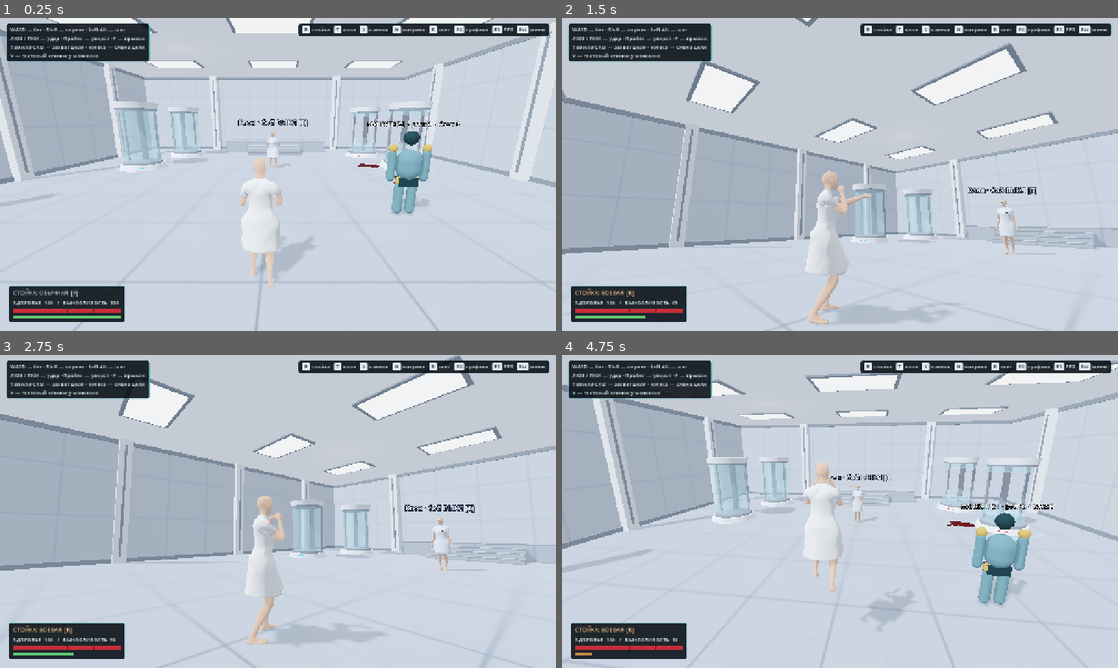
Above: before the commit, frames 1-4 (two rows, left to right).
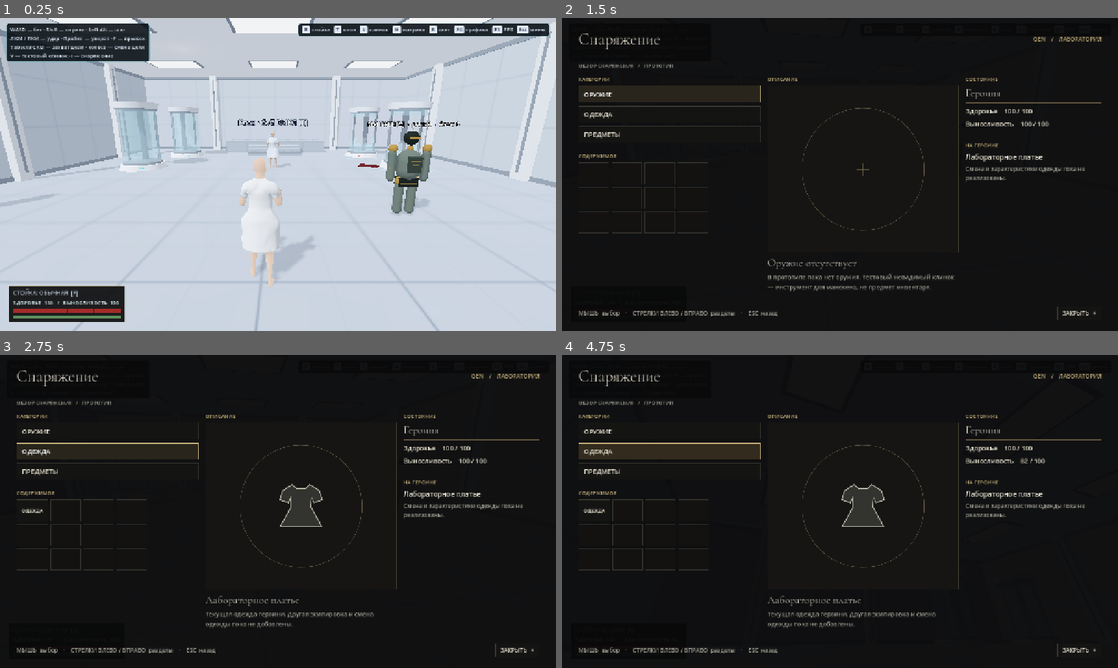
Above: after the commit, the same moments.

Repository: IAmStarhead/Project-Gene
Game: Godot game, scene res://scenes/main.tscn
The game is run twice, just before and just after one commit, with the same random seed, the same clock (stepped at 60 frames per second) and the same inputs.
Inputs (mouse positions are in pixels of both pictures, inside the frame that each line leads up to):
- Up to frame 1 (0.25 s): no input
- Up to frame 2 (1.5 s): tap Enter at 0.5 s; move the mouse to (867, 174) at 0.52 s; hold W (move_forward) 0.53-1.25 s; tap I at 0.6 s; click (867, 174) at 0.67 s; tap F (jump) at 0.77 s; click (667, 93) at 1.25 s, where only the run after the commit has a clickable "ОРУЖИЕ"
- Up to frame 3 (2.75 s): click (105, 452) at 2 s, where only the run after the commit has a clickable "ОДЕЖДА"
- Up to frame 4 (4.75 s): click (667, 470) at 2.75 s, where only the run after the commit has a clickable "ПРЕДМЕТЫ"; click (1079, 649) at 3.5 s, where only the run after the commit has a clickable "ЗАКРЫТЬ ×"; move the mouse to (812, 511) at 4.27 s; hold W (move_forward) from 4.28 s (still down); click (812, 511) at 4.35 s; tap F (jump) at 4.52 s; tap I at 4.55 s

The runs differ from the first frame. In frame 1, 1.8% of the frame differs, in the area x 1-78%, y 11-98%; in frame 2, 100%, in the area x 0-100%, y 0-100%; in frame 3, 100%; in frame 4, 100%.

Commit message:
Add souls-inspired equipment overview and refine manikin
Co-authored-by: arena-agent <297053741+arena-agent@users.noreply.github.com>

Diff:
--- a/prototype/scripts/cut_manikin.gd
+++ b/prototype/scripts/cut_manikin.gd
@@ -19,11 +19,11 @@
 	add_to_group("damageable") # Разрешаем обычный захват цели.
 	collision_layer = 4
 	collision_mask = 0
-	_body_material = _mat(Color(.43, .57, .62))
+	_body_material = _mat(Color(.38, .42, .40))
 	_cut_material = _mat(Color(.55, .13, .11))
 	_selected_material = _mat(Color(.96, .70, .20))
-	var base := _mat(Color(.18, .27, .30))
-	var joint := _mat(Color(.74, .63, .39))
+	var base := _mat(Color(.16, .18, .17))
+	var joint := _mat(Color(.60, .48, .28))
 	var collision := CollisionShape3D.new()
 	var collision_shape := CapsuleShape3D.new()
 	collision_shape.radius = .28
@@ -34,6 +34,14 @@
 	_capsule(self, .25, .66, Vector3(0, 1.13, 0), _body_material)
 	_capsule(self, .15, .30, Vector3(0, 1.70, 0), base)
 	_box(self, Vector3(.40, .18, .22), Vector3(0, .77, 0), base)
+	# Детали оболочки — декоративные, коллизии и четыре зоны среза прежние.
+	var plate := _mat(Color(.23, .26, .24))
+	_box(self, Vector3(.28, .32, .045), Vector3(0, 1.17, .235), plate)
+	_box(self, Vector3(.19, .025, .012), Vector3(0, 1.25, .264), joint)
+	_box(self, Vector3(.12, .015, .012), Vector3(0, 1.18, .264), joint)
+	_box(self, Vector3(.22, .045, .02), Vector3(0, 1.71, .142), joint)
+	_box(self, Vector3(.36, .025, .23), Vector3(0, .75, 0), joint)
+	_capsule(self, .065, .13, Vector3(0, 1.48, 0), joint)
 	# Верхняя точка каждой детали — фиксированное место будущего среза.
 	_add_limb(Vector3(-.36, 1.46, 0), .69, .083, joint)
 	_add_limb(Vector3(.36, 1.46, 0), .69, .083, joint)
@@ -82,6 +90,7 @@
 	whole.position = origin
 	add_child(whole)
 	_capsule(whole, radius, length, Vector3(0, -length / 2.0, 0), _body_material)
+	_box(whole, Vector3(radius * 1.4, .025, radius * 1.4), Vector3(0, -length * .58, 0), joint)
 	# Культя создана до удара и скрыта внутри целой конечности.
 	var stump := Node3D.new()
 	stump.position = origin
--- /dev/null
+++ b/prototype/scripts/equipment_menu.gd
@@ -0,0 +1,283 @@
+## Учебный экран снаряжения: данные не подменяют будущую систему предметов.
+extends Control
+
+signal closed(return_to_pause: bool)
+
+const T := preload("res://scripts/tuning.gd")
+const DISPLAY_FONT := preload("res://assets/fonts/CormorantGaramond.ttf")
+const GOLD := Color(.76, .68, .47)
+const TEXT := Color(.90, .88, .81)
+const MUTED := Color(.62, .62, .57)
+const CATEGORIES := ["ОРУЖИЕ", "ОДЕЖДА", "ПРЕДМЕТЫ"]
+
+var player: Node3D
+var return_to_pause := false
+var category := 1
+var tabs: Array[Button] = []
+var grid: GridContainer
+var heading: Label
+var description: Label
+var icon: Control
+var hp: Label
+var stamina: Label
+var entry: Button
+var layout: MarginContainer
+
+
+func setup(who: Node3D) -> void:
+	player = who
+
+
+func _ready() -> void:
+	process_mode = Node.PROCESS_MODE_ALWAYS
+	set_anchors_and_offsets_preset(Control.PRESET_FULL_RECT)
+	mouse_filter = Control.MOUSE_FILTER_STOP
+	visible = false
+	var shade := ColorRect.new()
+	shade.color = Color(.035, .035, .038, .96)
+	shade.set_anchors_and_offsets_preset(Control.PRESET_FULL_RECT)
+	add_child(shade)
+	var margin := MarginContainer.new()
+	layout = margin
+	margin.size = Vector2(1280, 720)
+	for key in ["margin_left", "margin_right"]:
+		margin.add_theme_constant_override(key, 38)
+	for key in ["margin_top", "margin_bottom"]:
+		margin.add_theme_constant_override(key, 25)
+	add_child(margin)
+	var page := VBoxContainer.new()
+	page.add_theme_constant_override("separation", 14)
+	margin.add_child(page)
+	var top := HBoxContainer.new()
+	page.add_child(top)
+	var title := _label("Снаряжение", 38, TEXT, true)
+	title.size_flags_horizontal = Control.SIZE_EXPAND_FILL
+	top.add_child(title)
+	var tag := _label("GEN    /    ЛАБОРАТОРИЯ", 13, GOLD)
+	tag.vertical_alignment = VERTICAL_ALIGNMENT_CENTER
+	top.add_child(tag)
+	page.add_child(_line())
+	var sub := _label("ОБЗОР СНАРЯЖЕНИЯ   /   ПРОТОТИП", 12, MUTED)
+	page.add_child(sub)
+	var content := HBoxContainer.new()
+	content.size_flags_vertical = Control.SIZE_EXPAND_FILL
+	content.add_theme_constant_override("separation", 16)
+	page.add_child(content)
+	var left := _column(content, 1.05)
+	var mid := _column(content, 1.1)
+	var right := _column(content, .78)
+	left.add_child(_section("КАТЕГОРИИ"))
+	for i in CATEGORIES.size():
+		var tab := _button(CATEGORIES[i], 15)
+		tab.custom_minimum_size.y = 39
+		tab.pressed.connect(select_category.bind(i))
+		left.add_child(tab)
+		tabs.append(tab)
+	left.add_child(_spacer(8))
+	left.add_child(_section("СОДЕРЖИМОЕ"))
+	grid = GridContainer.new()
+	grid.columns = 4
+	grid.add_theme_constant_override("h_separation", 6)
+	grid.add_theme_constant_override("v_separation", 6)
+	left.add_child(grid)
+	mid.add_child(_section("ОПИСАНИЕ"))
+	var icon_area := PanelContainer.new()
+	icon_area.size_flags_vertical = Control.SIZE_EXPAND_FILL
+	icon_area.add_theme_stylebox_override("panel", _panel(Color(.085, .083, .078), Color(.28, .27, .22)))
+	mid.add_child(icon_area)
+	icon = Control.new()
+	icon.custom_minimum_size = Vector2(100, 105)
+	icon.draw.connect(_draw_icon)
+	icon_area.add_child(icon)
+	heading = _label("", 25, TEXT, true)
+	mid.add_child(heading)
+	description = _label("", 14, MUTED)
+	description.autowrap_mode = TextServer.AUTOWRAP_WORD_SMART
+	description.custom_minimum_size.y = 48
+	mid.add_child(description)
+	right.add_child(_section("СОСТОЯНИЕ"))
+	right.add_child(_label("Героиня", 25, TEXT, true))
+	right.add_child(_line())
+	hp = _label("", 15, TEXT)
+	stamina = _label("", 15, TEXT)
+	right.add_child(hp)
+	right.add_child(stamina)
+	right.add_child(_spacer(16))
+	right.add_child(_section("НА ГЕРОИНЕ"))
+	right.add_child(_label("Лабораторное платье", 16, TEXT))
+	var note := _label("Смена и характеристики одежды пока не реализованы.", 13, MUTED)
+	note.autowrap_mode = TextServer.AUTOWRAP_WORD_SMART
+	right.add_child(note)
+	page.add_child(_line())
+	var footer := HBoxContainer.new()
+	page.add_child(footer)
+	var hint := _label("МЫШЬ  выбор    ·    СТРЕЛКИ ВЛЕВО / ВПРАВО  разделы    ·    ESC  назад", 13, MUTED)
+	hint.size_flags_horizontal = Control.SIZE_EXPAND_FILL
+	footer.add_child(hint)
+	var close_button := _button("ЗАКРЫТЬ   ×", 13)
+	close_button.pressed.connect(close)
+	footer.add_child(close_button)
+	select_category(1)
+	resized.connect(_fit_layout)
+	_fit_layout()
+
+
+func _fit_layout() -> void:
+	var factor := minf(size.x / 1280.0, size.y / 720.0)
+	layout.scale = Vector2.ONE * factor
+	layout.position = (size - Vector2(1280, 720) * factor) * .5
+
+
+func _column(parent: Control, ratio: float) -> VBoxContainer:
+	var col := VBoxContainer.new()
+	col.size_flags_horizontal = Control.SIZE_EXPAND_FILL
+	col.size_flags_stretch_ratio = ratio
+	col.add_theme_constant_override("separation", 7)
+	parent.add_child(col)
+	return col
+
+
+func _panel(bg: Color, border: Color) -> StyleBoxFlat:
+	var style := StyleBoxFlat.new()
+	style.bg_color = bg
+	style.border_color = border
+	style.set_border_width_all(1)
+	style.content_margin_left = 12
+	style.content_margin_right = 12
+	style.content_margin_top = 7
+	style.content_margin_bottom = 7
+	return style
+
+
+func _button(text: String, font_size: int) -> Button:
+	var b := Button.new()
+	b.text = text
+	b.alignment = HORIZONTAL_ALIGNMENT_LEFT
+	b.add_theme_font_size_override("font_size", font_size)
+	b.add_theme_color_override("font_color", TEXT)
+	b.add_theme_color_override("font_hover_color", Color.WHITE)
+	b.add_theme_stylebox_override("normal", _panel(Color(.08, .079, .075), Color(.22, .21, .18)))
+	b.add_theme_stylebox_override("hover", _panel(Color(.16, .145, .11), GOLD))
+	b.add_theme_stylebox_override("pressed", _panel(Color(.22, .19, .13), GOLD))
+	b.add_theme_stylebox_override("focus", _panel(Color(0, 0, 0, 0), GOLD))
+	return b
+
+
+func _label(text: String, font_size: int, color: Color, serif: bool = false) -> Label:
+	var label := Label.new()
+	label.text = text
+	label.add_theme_font_size_override("font_size", font_size)
+	label.add_theme_color_override("font_color", color)
+	if serif:
+		label.add_theme_font_override("font", DISPLAY_FONT)
+	return label
+
+
+func _section(text: String) -> Label:
+	return _label(text, 12, GOLD)
+
+
+func _line() -> ColorRect:
+	var line := ColorRect.new()
+	line.color = Color(.45, .39, .28, .8)
+	line.custom_minimum_size.y = 1
+	line.mouse_filter = Control.MOUSE_FILTER_IGNORE
+	return line
+
+
+func _spacer(height: float) -> Control:
+	var spacer := Control.new()
+	spacer.custom_minimum_size.y = height
+	return spacer
+
+
+func open(from_pause: bool = false) -> void:
+	return_to_pause = from_pause
+	get_tree().paused = true
+	Input.mouse_mode = Input.MOUSE_MODE_VISIBLE
+	visible = true
+	select_category(1)
+	_update_values()
+
+
+func close() -> void:
+	if not visible:
+		return
+	visible = false
+	closed.emit(return_to_pause)
+
+
+func select_category(index: int) -> void:
+	category = posmod(index, CATEGORIES.size())
+	for i in tabs.size():
+		tabs[i].add_theme_stylebox_override("normal", _panel(
+			Color(.20, .17, .12) if i == category else Color(.08, .079, .075),
+			GOLD if i == category else Color(.22, .21, .18)))
+	for child in grid.get_children():
+		grid.remove_child(child)
+		child.queue_free()
+	entry = null
+	for i in 12:
+		if category == 1 and i == 0:
+			entry = _button("ОДЕЖДА", 11)
+			entry.tooltip_text = "Текущее лабораторное платье"
+			entry.custom_minimum_size = Vector2(70, 50)
+			entry.pressed.connect(_select_clothing)
+			grid.add_child(entry)
+		else:
+			var empty := PanelContainer.new()
+			empty.custom_minimum_size = Vector2(70, 50)
+			empty.add_theme_stylebox_override("panel", _panel(Color(.075, .073, .069), Color(.19, .18, .16)))
+			grid.add_child(empty)
+	if category == 1:
+		_select_clothing()
+	elif category == 0:
+		heading.text = "Оружие отсутствует"
+		description.text = "В прототипе пока нет оружия. Тестовый невидимый клинок — инструмент для манекена, не предмет инвентаря."
+	else:
+		heading.text = "Предметов пока нет"
+		description.text = "Здесь появятся найденные предметы, когда они будут добавлены в игру."
+	icon.queue_redraw()
+
+
+func _select_clothing() -> void:
+	heading.text = "Лабораторное платье"
+	description.text = "Текущая одежда героини. Другая экипировка и смена одежды пока не добавлены."
+	icon.queue_redraw()
+
+
+func _draw_icon() -> void:
+	var center := icon.size * .5
+	var pale := Color(.78, .78, .71, .9)
+	var faint := Color(.53, .47, .34, .55)
+	icon.draw_arc(center, minf(icon.size.x, icon.size.y) * .38, 0, TAU, 64, faint, 1.0, true)
+	if category == 1:
+		# Оригинальная пиктограмма платья, не игровой арт FromSoftware.
+		var p := PackedVector2Array([Vector2(-20,-50),Vector2(-42,-36),Vector2(-49,-15),Vector2(-29,-8),Vector2(-24,-20),Vector2(-23,2),Vector2(-48,47),Vector2(48,47),Vector2(23,2),Vector2(24,-20),Vector2(29,-8),Vector2(49,-15),Vector2(42,-36),Vector2(20,-50),Vector2(10,-40),Vector2(-10,-40)])
+		for i in p.size(): p[i] += center
+		icon.draw_colored_polygon(p, Color(.55,.55,.51,.25))
+		icon.draw_polyline(p + PackedVector2Array([p[0]]), pale, 2.0, true)
+		icon.draw_line(center + Vector2(-23, 2), center + Vector2(23, 2), pale, 1.0)
+	else:
+		icon.draw_line(center + Vector2(-14, 0), center + Vector2(14, 0), faint, 1.5, true)
+		icon.draw_line(center + Vector2(0, -14), center + Vector2(0, 14), faint, 1.5, true)
+
+
+func _update_values() -> void:
+	if is_instance_valid(player):
+		hp.text = "Здоровье    %.0f / %.0f" % [player.health, T.MAX_HEALTH]
+		stamina.text = "Выносливость    %.0f / %.0f" % [player.stamina, T.MAX_STAMINA]
+
+
+func _input(event: InputEvent) -> void:
+	if not visible:
+		return
+	if event.is_action_pressed("ui_cancel"):
+		close()
+		get_viewport().set_input_as_handled()
+	elif event.is_action_pressed("ui_left"):
+		select_category(category - 1)
+		get_viewport().set_input_as_handled()
+	elif event.is_action_pressed("ui_right"):
+		select_category(category + 1)
+		get_viewport().set_input_as_handled()
--- a/prototype/scripts/hud.gd
+++ b/prototype/scripts/hud.gd
@@ -43,10 +43,10 @@
 
 	var panel := PanelContainer.new()
 	var style := StyleBoxFlat.new()
-	style.bg_color = Color(0.025, 0.055, 0.075, 0.88)
-	style.border_color = Color(0.36, 0.70, 0.76, 0.55)
+	style.bg_color = Color(0.035, 0.035, 0.033, 0.90)
+	style.border_color = Color(0.63, 0.56, 0.40, 0.68)
 	style.set_border_width_all(1)
-	style.set_corner_radius_all(4)
+	style.set_corner_radius_all(1)
 	style.content_margin_left = 10.0
 	style.content_margin_right = 10.0
 	style.content_margin_top = 7.0
@@ -97,12 +97,12 @@
 	_health_lag = health_row["lag"]
 	_health_fill = health_row["fill"]
 	_health_lag.color = Color(0.97, 0.62, 0.52, 0.82)
-	_health_fill.color = Color(0.78, 0.18, 0.23, 1.0)
+	_health_fill.color = Color(0.64, 0.17, 0.16, 1.0)
 
 	var stamina_row := _bar_row(ST_HEIGHT, false)
 	column.add_child(stamina_row["root"])
 	_stamina_fill = stamina_row["fill"]
-	_stamina_fill.color = Color(0.38, 0.78, 0.46, 1.0)
+	_stamina_fill.color = Color(0.37, 0.57, 0.36, 1.0)
 
 
 func _bar_row(bar_h: float, with_ticks: bool) -> Dictionary:
@@ -169,7 +169,7 @@
 	var s_ratio := clampf(st / maxf(T.MAX_STAMINA, 1.0), 0.0, 1.0)
 	_stamina_fill.size.x = BAR_WIDTH * s_ratio
 	_stamina_fill.color = (
-		Color(0.38, 0.78, 0.46, 1.0)
+		Color(0.37, 0.57, 0.36, 1.0)
 		if st >= T.ATTACK_STAMINA
 		else Color(0.76, 0.54, 0.28, 1.0)
 	)
--- a/prototype/scripts/main.gd
+++ b/prototype/scripts/main.gd
@@ -7,6 +7,7 @@
 const CutManikinScene := preload("res://scenes/cut_manikin.tscn")
 const ROOM_SCENE := preload("res://scenes/room.tscn")
 const PRELOAD_MENU := preload("res://scenes/pause_menu.tscn")
+const EquipmentMenu := preload("res://scripts/equipment_menu.gd")
 
 var room: Node3D
 var player: CharacterBody3D
@@ -17,6 +18,7 @@
 var _bar_panel: PanelContainer
 var _hint_age := 0.0
 var menu: Control
+var equipment: Control
 
 
 func _ready() -> void:
@@ -72,7 +74,7 @@
 		"WASD — бег · Shift — спринт · Left Alt — шаг\n"
 		+ "ЛКМ / ПКМ — удар · Пробел — уворот · F — прыжок\n"
 		+ "Tab или СКМ — захват цели · колесо — смена цели\n"
-		+ "V — тестовый клинок у манекена"
+		+ "V — тестовый клинок · I — снаряжение"
 	)
 	_hint_panel.add_child(_hint)
 
@@ -114,6 +116,10 @@
 	menu = PRELOAD_MENU.instantiate()
 	menu.action.connect(_on_menu_action)
 	layer.add_child(menu)
+	equipment = EquipmentMenu.new()
+	equipment.setup(player)
+	equipment.closed.connect(_close_equipment)
+	layer.add_child(equipment)
 
 
 func _make_card_style() -> StyleBoxFlat:
@@ -172,6 +178,12 @@
 
 
 func _unhandled_input(event: InputEvent) -> void:
+	if event is InputEventKey and event.pressed and not event.echo and not equipment.visible:
+		var key: int = event.physical_keycode if event.physical_keycode != 0 else event.keycode
+		if key == KEY_I and menu.enabled and not menu.visible:
+			_open_equipment(false)
+			get_viewport().set_input_as_handled()
+			return
 	if event.is_action_pressed("cycle_quality"):
 		T.QUALITY = (T.QUALITY + 1) % T.QUALITY_NAMES.size()
 		_apply_quality()
@@ -192,8 +204,26 @@
 			clone.cycle_mode()
 
 
+func _open_equipment(from_pause: bool) -> void:
+	menu.enabled = false
+	menu.visible = false
+	equipment.open(from_pause)
+
+
+func _close_equipment(return_to_pause: bool) -> void:
+	menu.enabled = true
+	if return_to_pause:
+		menu.open()
+	else:
+		get_tree().paused = false
+		if DisplayServer.get_name() != "headless":
+			Input.mouse_mode = Input.MOUSE_MODE_CAPTURED
+
+
 func _on_menu_action(id: String) -> void:
 	match id:
+		"equipment":
+			_open_equipment(true)
 		"stance":
 			if is_instance_valid(player):
 				player.toggle_combat_mode()
--- a/prototype/scripts/pause_menu.gd
+++ b/prototype/scripts/pause_menu.gd
@@ -32,10 +32,10 @@
 
 	_panel = PanelContainer.new()
 	var style := StyleBoxFlat.new()
-	style.bg_color = Color(0.025, 0.055, 0.075, 0.98)
-	style.border_color = Color(0.36, 0.70, 0.76, 0.65)
+	style.bg_color = Color(0.035, 0.034, 0.032, 0.98)
+	style.border_color = Color(0.67, 0.59, 0.40, 0.70)
 	style.set_border_width_all(1)
-	style.set_corner_radius_all(8)
+	style.set_corner_radius_all(2)
 	style.content_margin_left = 26.0
 	style.content_margin_right = 26.0
 	style.content_margin_top = 12.0
@@ -46,7 +46,7 @@
 	center.add_child(_panel)
 
 	var col := VBoxContainer.new()
-	col.add_theme_constant_override("separation", 4)
+	col.add_theme_constant_override("separation", 2)
 	_panel.add_child(col)
 
 	var title := Label.new()
@@ -64,6 +64,7 @@
 	col.add_child(HSeparator.new())
 
 	_add_item(col, "resume", "Продолжить игру", "")
+	_add_item(col, "equipment", "Снаряжение", "I")
 	_add_item(col, "showcase", "Витрина анимаций", "H")
 	_add_item(col, "quality", "Качество графики", "F4")
 	_add_item(col, "brightness", "Освещение зала", "B")
@@ -83,13 +84,22 @@
 	hint.add_theme_font_size_override("font_size", 11)
 	hint.add_theme_color_override("font_color", Color(0.58, 0.64, 0.74))
 	col.add_child(hint)
+	resized.connect(_fit_panel)
+	call_deferred("_fit_panel")
+
+
+func _fit_panel() -> void:
+	var panel_size := _panel.get_combined_minimum_size()
+	var factor := minf(1.0, minf((size.x - 20.0) / panel_size.x, (size.y - 20.0) / panel_size.y))
+	_panel.pivot_offset = _panel.size * .5
+	_panel.scale = Vector2.ONE * maxf(.1, factor)
 
 
 func _add_item(parent: VBoxContainer, id: String, caption: String, key: String) -> void:
 	var row := Button.new()
 	row.alignment = HORIZONTAL_ALIGNMENT_LEFT
-	row.custom_minimum_size = Vector2(460.0, 28.0)
-	row.add_theme_font_size_override("font_size", 15)
+	row.custom_minimum_size = Vector2(460.0, 24.0)
+	row.add_theme_font_size_override("font_size", 14)
 	row.focus_mode = Control.FOCUS_ALL
 	row.pressed.connect(_activate.bind(id))
 	row.focus_entered.connect(_on_focus.bind(row))
@@ -117,6 +127,7 @@
 		String(player.call("stance_name")) if player != null and player.has_method("stance_name") else "—"
 	)
 	_items["resume"]["button"].text = _row_text("resume", "")
+	_items["equipment"]["button"].text = _row_text("equipment", "")
 	_items["showcase"]["button"].text = _row_text("showcase", "")
 	_items["quit"]["button"].text = _row_text("quit", "")
 
@@ -197,17 +208,17 @@
 func _make_theme() -> Theme:
 	var th := Theme.new()
 	var normal := StyleBoxFlat.new()
-	normal.bg_color = Color(0.09, 0.15, 0.18, 0.96)
-	normal.set_corner_radius_all(5)
+	normal.bg_color = Color(0.085, 0.08, 0.07, 0.96)
+	normal.set_corner_radius_all(1)
 	normal.content_margin_left = 10.0
 	normal.content_margin_right = 10.0
 	var hover := StyleBoxFlat.new()
-	hover.bg_color = Color(0.15, 0.29, 0.31, 0.98)
-	hover.set_corner_radius_all(5)
+	hover.bg_color = Color(0.22, 0.19, 0.13, 0.98)
+	hover.set_corner_radius_all(1)
 	hover.content_margin_left = 10.0
 	hover.content_margin_right = 10.0
 	var focus := hover.duplicate() as StyleBoxFlat
-	focus.border_color = Color(0.75, 0.85, 1.0, 0.90)
+	focus.border_color = Color(0.77, 0.68, 0.48, 0.90)
 	focus.set_border_width_all(2)
 	th.set_stylebox("normal", "Button", normal)
 	th.set_stylebox("hover", "Button", hover)
--- a/prototype/tests/test_presentation.gd
+++ b/prototype/tests/test_presentation.gd
@@ -63,6 +63,30 @@
 	scene._on_menu_action("camera")
 	scene.menu.close()
 	check(not paused and not scene.menu.visible, "menu resumes")
+
+	check(scene.menu._items.has("equipment"), "equipment accessible from pause")
+	var key := InputEventKey.new()
+	key.pressed = true
+	key.keycode = KEY_I
+	key.physical_keycode = KEY_I
+	root.push_input(key)
+	check(paused and scene.equipment.visible and not scene.menu.enabled, "I opens equipment and pauses")
+	check(scene.equipment.category == 1 and scene.equipment.entry != null, "real clothing shown by default")
+	scene.equipment.tabs[0].pressed.emit()
+	check(scene.equipment.category == 0 and scene.equipment.entry == null and scene.equipment.grid.get_child_count() == 12, "weapon grid is empty")
+	scene.equipment.tabs[2].pressed.emit()
+	check(scene.equipment.category == 2 and scene.equipment.entry == null, "item grid is empty")
+	var escape := InputEventKey.new()
+	escape.pressed = true
+	escape.keycode = KEY_ESCAPE
+	root.push_input(escape)
+	check(not paused and not scene.equipment.visible and scene.menu.enabled, "escape from direct equipment resumes")
+	scene.menu.open()
+	scene.menu._activate("equipment")
+	check(paused and scene.equipment.visible and not scene.menu.visible, "pause opens equipment")
+	root.push_input(escape)
+	check(paused and scene.menu.visible and not scene.equipment.visible, "escape returns to pause without resuming")
+	scene.menu.close()
 
 	player.show_details = true
 	player._set_clone_profiling(true)
Binary file added: prototype/assets/fonts/CormorantGaramond.ttf
Not shown, added: prototype/assets/fonts/CormorantGaramond.ttf.import
Not shown, added: prototype/assets/fonts/OFL-Cormorant.txt
Not shown, added: prototype/scripts/equipment_menu.gd.uid
Not shown, added: reports/47-интерфейс-и-манекен.md
Not shown, added: reports/screens/souls-ui-047/demo.mp4
